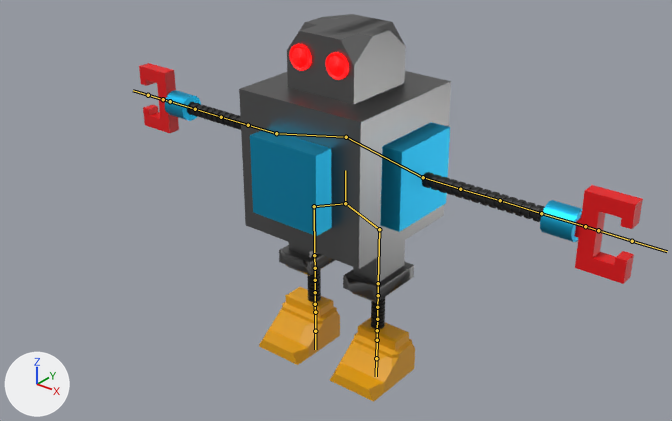
What one commit did to the FBX model Assets/Resources/PhotonPrefabs/TMPBlender/Bob.fbx.
Before and after are seen from a 50 mm camera at (7.3, -9.17, 8.08) aimed at (-0.04, 0.01, 2.39). Arrows for +X, +Y and +Z are at lower left; the lights stay in place. The bones that bend it are drawn over the model as lines.
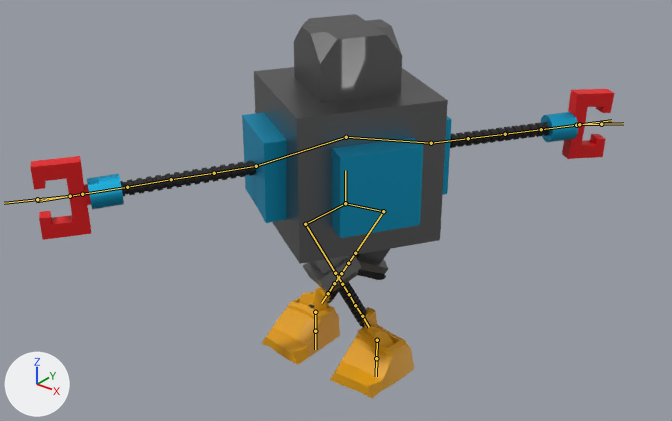
The newer file adds an action. The first version stands in its rest pose; the second is drawn at frame 10 of the action 'Armature|Melee1'.

The edits, one by one:
Bone 'Bone' (bone_bone) turns from (0, 0, 0) to (0, -122, 0) degrees about its own x, y and z.
Bone 'Bone.003' (bone_bone_003) turns from (0, 0, 0) to (2, 0, -2) degrees about its own x, y and z.
Bone 'Bone.004' (bone_bone_004) turns from (0, 0, 0) to (-4, 0, -2) degrees about its own x, y and z.
Bone 'Bone.007' (bone_bone_007) turns from (0, 0, 0) to (-26, 1, 15) degrees about its own x, y and z.
Bone 'Bone.008' (bone_bone_008) turns from (0, 0, 0) to (-25, 3, 14) degrees about its own x, y and z.
Bone 'Bone.015' (bone_bone_015) moves from (0.0, 0.0, 0.0) to (0.1, -5.7, 3.09).
Bone 'Bone.015' (bone_bone_015) turns from (0, 0, 0) to (127, 0, 0) degrees about its own x, y and z.
Bone 'Bone.016' (bone_bone_016) moves from (0.0, 0.0, 0.0) to (0.07, -5.76, -2.93).
Bone 'Bone.016' (bone_bone_016) turns from (0, 0, 0) to (-127, 3, -2) degrees about its own x, y and z.

Changed parts and their boxes (x1, y1, x2, y2) in the pictures (672 x 421 px):
'Cube', posed (16% wider)
    before: (139, 14, 643, 402)
    after: (30, 14, 615, 398)
bone 'Bone.003', root to tip
    before: (423, 177) to (460, 189)
    after: (256, 166) to (214, 173)
bone 'Bone.004', root to tip
    before: (276, 133) to (248, 125)
    after: (431, 143) to (468, 138)
bone 'Bone.007', root to tip
    before: (379, 229) to (378, 283)
    after: (305, 224) to (335, 273)
bone 'Bone.008', root to tip
    before: (314, 206) to (314, 255)
    after: (383, 211) to (355, 253)
bone 'Bone.015', root to tip
    before: (598, 230) to (632, 241)
    after: (70, 196) to (37, 199)
bone 'Bone.016', root to tip
    before: (163, 99) to (148, 95)
    after: (579, 124) to (601, 124)
